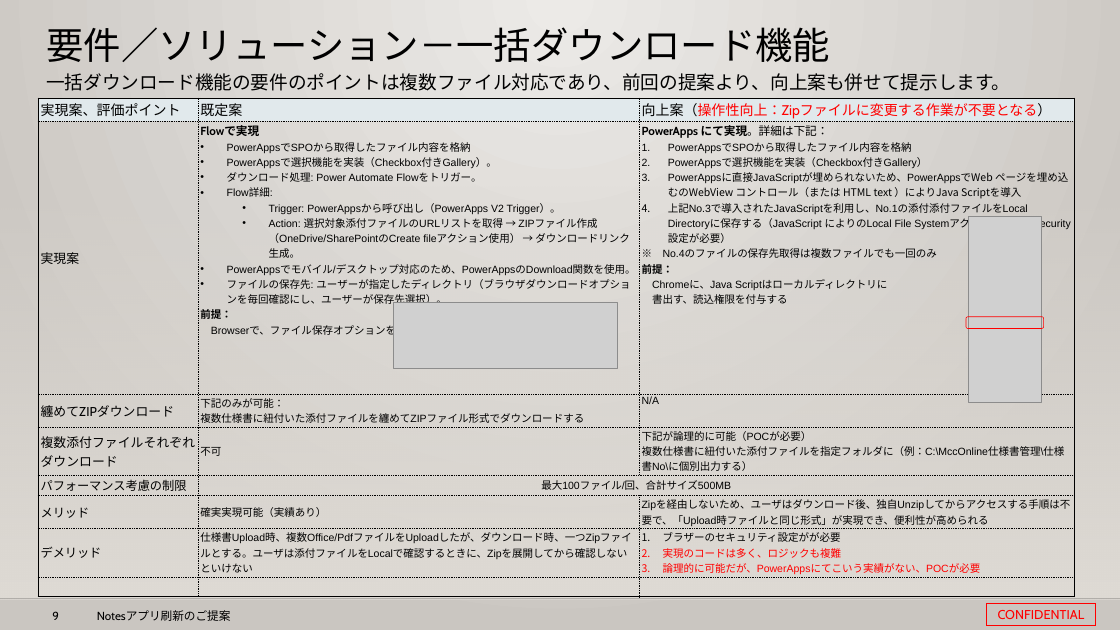
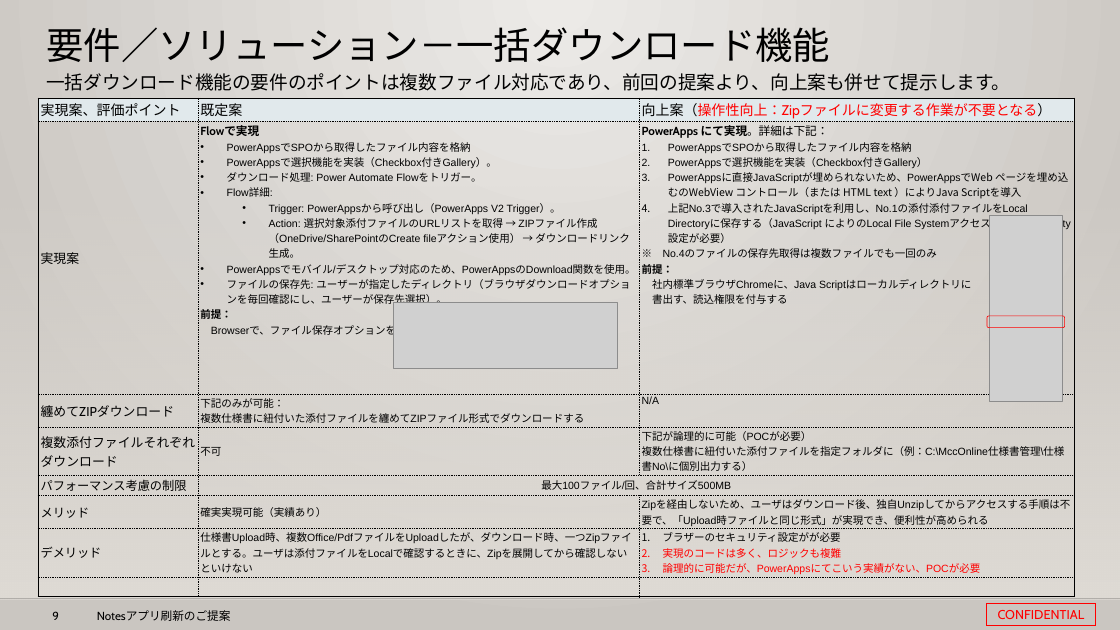
Before and after one commit to 0494938/Notes--CMS-Online, a slide deck: slide 9 of Notesアプリ刷新プロジェクト提案見積もり.pptx. Drawn at 1120x630 pixels with LibreOffice and Linux fonts; fonts in the diff are those of the drawing; grey boxes stand for pictures; background and template pictures are left out. Boxes give left, top, right and bottom in pixels: in the first picture for what was removed or moved away, otherwise in the second. Text is boxed around its words. In the diff, an @@ line names an element or a change of style, - is before the commit and + after.

Commit message:
9/30.

```diff
--- a/Notesアプリ刷新プロジェクト提案見積もり.pptx
+++ b/Notesアプリ刷新プロジェクト提案見積もり.pptx
@@ table at [38, 98, 1075, 578] @@
-row 2, column 3: PowerApps にて実現。詳細は下記： / PowerAppsでSPOから取得したファイル内容を格納 / PowerAppsで選択機能を実装（Checkbox付きGallery） / PowerAppsに直接JavaScriptが埋められないため、PowerAppsでWeb ページを埋め込むのWebView コントロール（または HTML text ）によりJava Scriptを導入 / 上記No.3で導入されたJavaScriptを利用し、No.1の添付添付ファイルをLocal Directoryに保存する（JavaScript によりのLocal File SystemアクセスすためのSecurity設定が必要） / ※ No.4のファイルの保存先取得は複数ファイルでも一回のみ / 前提： / Chromeに、Java Scriptはローカルディレクトリに / 書出す、読込権限を付与する
+row 2, column 3: PowerApps にて実現。詳細は下記： / PowerAppsでSPOから取得したファイル内容を格納 / PowerAppsで選択機能を実装（Checkbox付きGallery） / PowerAppsに直接JavaScriptが埋められないため、PowerAppsでWeb ページを埋め込むのWebView コントロール（または HTML text ）によりJava Scriptを導入 / 上記No.3で導入されたJavaScriptを利用し、No.1の添付添付ファイルをLocal Directoryに保存する（JavaScript によりのLocal File SystemアクセスすためのSecurity設定が必要） / ※ No.4のファイルの保存先取得は複数ファイルでも一回のみ / 前提： / 社内標準ブラウザChromeに、Java Scriptはローカルディレクトリに / 書出す、読込権限を付与する
@@ picture: place and size @@
-picture at [969, 216, 1041, 402]
+picture at [990, 215, 1062, 402]
@@ rounded rectangle: place and size @@
-rounded rectangle at [966, 317, 1044, 329]
+rounded rectangle at [987, 316, 1065, 328]
```
Also in this commit, not shown: 9 other slides changed.
